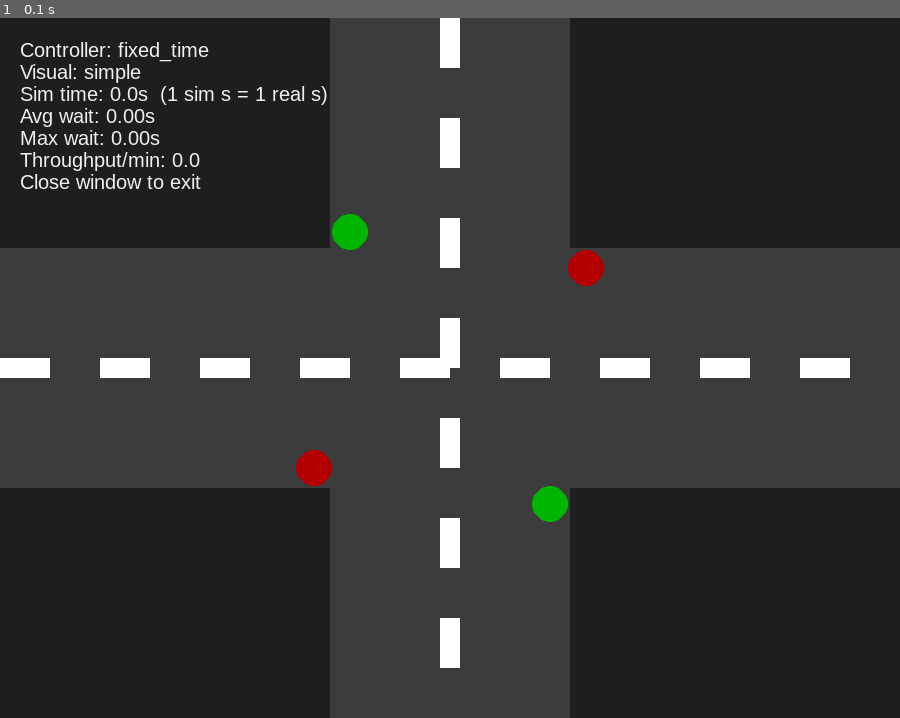
Above: before the commit, frame 1.
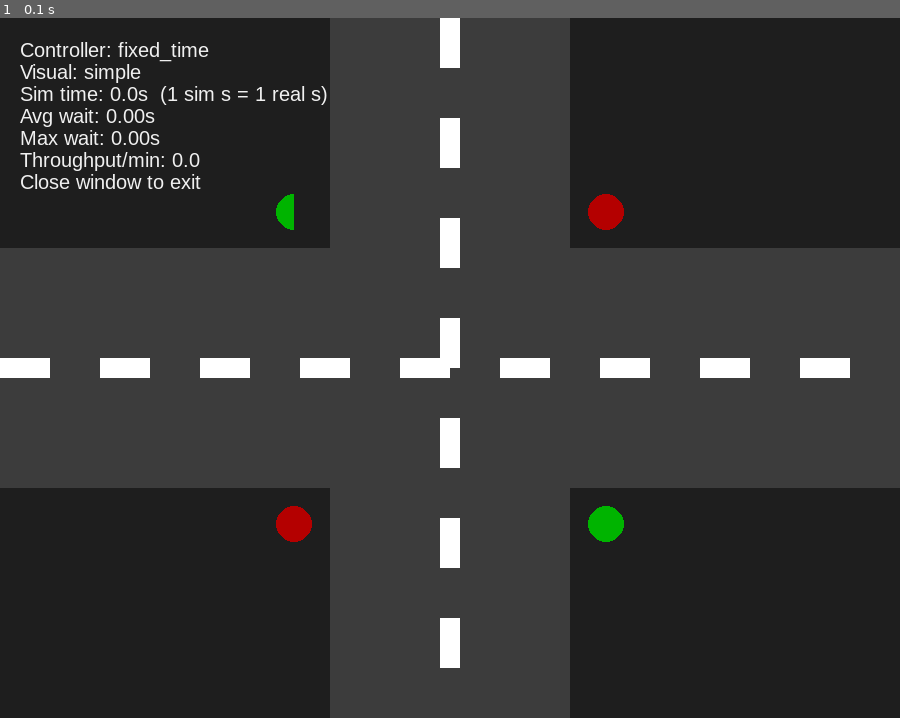
Above: after the commit, the same moment.

Repository: pedromcs99/traffic-simulator
Game: pygame game, started from traffic_sim/__main__.py
The game is run twice, just before and just after one commit, with the same random seed, the same clock (stepped at 60 frames per second) and the same inputs.
Inputs:
- Up to frame 1 (0.1 s): no input

The runs differ from the first frame. In frame 1, 1.2% of the frame differs, in the area x 30-70%, y 25-75%.

Commit message:
Formats and improves traffic lights position

Diff:
--- a/traffic_sim/visual_backends/pygame_impl.py
+++ b/traffic_sim/visual_backends/pygame_impl.py
@@ -1,7 +1,6 @@
 """Pygame implementations: linear crossing (simple) vs accel/brake (kinematic)."""
 
 from __future__ import annotations
-
 from dataclasses import dataclass
 
 import pygame
@@ -70,7 +69,9 @@
 class _PygameViewBase:
     """Shared pygame loop, timescale, roads, lights, queues."""
 
-    def __init__(self, sim: IntersectionSimulation, config: RenderConfig | None = None) -> None:
+    def __init__(
+        self, sim: IntersectionSimulation, config: RenderConfig | None = None
+    ) -> None:
         self.sim = sim
         self.config = config or RenderConfig()
         self._sim_time_accumulator: float = 0.0
@@ -95,13 +96,18 @@
             real_dt_ms = self.clock.tick(fps)
             real_dt = real_dt_ms / 1000.0
             if self.config.real_seconds_per_sim_second > 0:
-                self._sim_time_accumulator += real_dt / self.config.real_seconds_per_sim_second
+                self._sim_time_accumulator += (
+                    real_dt / self.config.real_seconds_per_sim_second
+                )
             else:
                 self._sim_time_accumulator += real_dt
 
             steps = 0
             dt = self.sim.config.dt
-            while self._sim_time_accumulator >= dt and steps < self.config.max_sim_steps_per_frame:
+            while (
+                self._sim_time_accumulator >= dt
+                and steps < self.config.max_sim_steps_per_frame
+            ):
                 self.sim.step()
                 for lid, vehicle in self.sim.departed_this_step:
                     self._on_departure(lid, vehicle)
@@ -110,7 +116,9 @@
 
             self._tick_animations(real_dt)
 
-            if duration_seconds is not None and self.sim.sim_time >= float(duration_seconds):
+            if duration_seconds is not None and self.sim.sim_time >= float(
+                duration_seconds
+            ):
                 running = False
 
             self._draw_frame()
@@ -128,22 +136,44 @@
 
     def _draw_frame(self) -> None:
         self.screen.fill(self.config.background_color)
+
+        road_width = 0
         center_x = self.config.width // 2
         center_y = self.config.height // 2
-        road_color = (60, 60, 60)
-        h = INTERSECTION_HALF_PX
-        pygame.draw.rect(self.screen, road_color, (center_x - h, 0, 2 * h, self.config.height))
-        pygame.draw.rect(self.screen, road_color, (0, center_y - h, self.config.width, 2 * h))
 
         # draw lines
-
-        self._draw_road_lines(center_x,center_y)
-        self._draw_lights(center_x, center_y)
+        self._draw_road(center_x, center_y)
+        self._draw_road_lines(center_x, center_y)
+        self._draw_lights(center_x, center_y, road_width)
         self._draw_queued_cars(center_x, center_y)
         self._draw_crossing_cars(center_x, center_y)
         self._draw_stats()
         pygame.display.flip()
 
+    def _draw_road(self, center_x: int, center_y: int) -> None:
+        road_color = (60, 60, 60)
+        center_x = self.config.width // 2
+        center_y = self.config.height // 2
+        pygame.draw.rect(
+            self.screen,
+            road_color,
+            (
+                center_x - INTERSECTION_HALF_PX,
+                0,
+                2 * INTERSECTION_HALF_PX,
+                self.config.height,
+            ),
+        )
+        pygame.draw.rect(
+            self.screen,
+            road_color,
+            (
+                0,
+                center_y - INTERSECTION_HALF_PX,
+                self.config.width,
+                2 * INTERSECTION_HALF_PX,
+            ),
+        )
 
     def _draw_road_lines(self, center_x: int, center_y: int) -> None:
         h = INTERSECTION_HALF_PX
@@ -154,17 +184,33 @@
         horizontal_lane_counter = 0
         vertical_lane_counter = 0
 
-        while(vertical_lane_counter < self.config.height):
-            pygame.draw.rect(self.screen, line_color, ((self.config.width//2) - (line_height//2), 0 + vertical_lane_counter, line_height, line_length))
-            vertical_lane_counter+=100
-
-        while(horizontal_lane_counter < self.config.width):
-            pygame.draw.rect(self.screen, line_color, (0 + horizontal_lane_counter, self.config.height//2 - (line_height//2), line_length, line_height))
-            horizontal_lane_counter+=100
-
-
-
-    def _draw_lights(self, center_x: int, center_y: int) -> None:
+        while vertical_lane_counter < self.config.height:
+            pygame.draw.rect(
+                self.screen,
+                line_color,
+                (
+                    (self.config.width // 2) - (line_height // 2),
+                    0 + vertical_lane_counter,
+                    line_height,
+                    line_length,
+                ),
+            )
+            vertical_lane_counter += 100
+
+        while horizontal_lane_counter < self.config.width:
+            pygame.draw.rect(
+                self.screen,
+                line_color,
+                (
+                    0 + horizontal_lane_counter,
+                    self.config.height // 2 - (line_height // 2),
+                    line_length,
+                    line_height,
+                ),
+            )
+            horizontal_lane_counter += 100
+
+    def _draw_lights(self, center_x: int, center_y: int, road_width: int) -> None:
         ns_state = self.sim.intersection.light.state_for_axis(Axis.NS)
         ew_state = self.sim.intersection.light.state_for_axis(Axis.EW)
 
@@ -175,15 +221,34 @@
                 return (240, 200, 0)
             return (180, 0, 0)
 
-
-        gap = 100
         circle_radius = 18
-        #vertical lane
-        pygame.draw.circle(self.screen, color_for(ns_state), (center_x - gap, center_y - (gap + circle_radius*2)), circle_radius)
-        pygame.draw.circle(self.screen, color_for(ns_state), (center_x + gap, center_y + (gap + circle_radius*2)), circle_radius)
-        #horizontal lane
-        pygame.draw.circle(self.screen, color_for(ew_state), (center_x - (gap + circle_radius*2), center_y + gap), circle_radius)
-        pygame.draw.circle(self.screen, color_for(ew_state), (center_x + (gap + circle_radius*2), center_y - gap), circle_radius)
+        half_road_plus_diameter = INTERSECTION_HALF_PX + circle_radius * 2
+        # vertical lane
+        pygame.draw.circle(
+            self.screen,
+            color_for(ns_state),
+            (center_x - half_road_plus_diameter, center_y - half_road_plus_diameter),
+            circle_radius,0,False,True,True,False
+        )
+        pygame.draw.circle(
+            self.screen,
+            color_for(ns_state),
+            (center_x + half_road_plus_diameter, center_y + half_road_plus_diameter),
+            circle_radius,
+        )
+        # horizontal lane
+        pygame.draw.circle(
+            self.screen,
+            color_for(ew_state),
+            (center_x - half_road_plus_diameter, center_y + half_road_plus_diameter),
+            circle_radius,
+        )
+        pygame.draw.circle(
+            self.screen,
+            color_for(ew_state),
+            (center_x + half_road_plus_diameter, center_y - half_road_plus_diameter),
+            circle_radius,
+        )
 
     def _num_lanes(self) -> int:
         return self.sim.config.num_lanes_per_approach
@@ -205,11 +270,28 @@
                 space_between_lanes = 70
                 vehicle_type = vehicle.vehicle_type
 
-
                 if lid.approach in (Approach.N, Approach.S):
-                    pygame.draw.rect(self.screen, color, (int(cx - space_between_lanes), int(cy - 5),  vehicle_type.length, vehicle_type.width))
+                    pygame.draw.rect(
+                        self.screen,
+                        color,
+                        (
+                            int(cx - space_between_lanes),
+                            int(cy - 5),
+                            vehicle_type.length,
+                            vehicle_type.width,
+                        ),
+                    )
                 else:
-                    pygame.draw.rect(self.screen, color, (int(cx - 5), int(cy - space_between_lanes),  vehicle_type.width, vehicle_type.length))
+                    pygame.draw.rect(
+                        self.screen,
+                        color,
+                        (
+                            int(cx - 5),
+                            int(cy - space_between_lanes),
+                            vehicle_type.width,
+                            vehicle_type.length,
+                        ),
+                    )
 
     def _draw_stats(self) -> None:
         summary = self.sim.metrics.final_summary()
@@ -232,7 +314,9 @@
 class PygameSimpleVisualizer(_PygameViewBase):
     """Uniform-speed crossing (linear progress in real time)."""
 
-    def __init__(self, sim: IntersectionSimulation, config: RenderConfig | None = None) -> None:
+    def __init__(
+        self, sim: IntersectionSimulation, config: RenderConfig | None = None
+    ) -> None:
         super().__init__(sim, config)
         self._animated: list[AnimatedCarSimple] = []
 
@@ -258,15 +342,35 @@
             color = _car_color(ac.vehicle_id)
             vehicle_type = ac.vehicle.vehicle_type
             if ac.lane_id.approach in (Approach.N, Approach.S):
-                pygame.draw.rect(self.screen, color, (int(cx - 20), int(cy - 5), vehicle_type.length, vehicle_type.width))
+                pygame.draw.rect(
+                    self.screen,
+                    color,
+                    (
+                        int(cx - 20),
+                        int(cy - 5),
+                        vehicle_type.length,
+                        vehicle_type.width,
+                    ),
+                )
             else:
-                pygame.draw.rect(self.screen, color, (int(cx - 5), int(cy - 20), vehicle_type.width, vehicle_type.length))
+                pygame.draw.rect(
+                    self.screen,
+                    color,
+                    (
+                        int(cx - 5),
+                        int(cy - 20),
+                        vehicle_type.width,
+                        vehicle_type.length,
+                    ),
+                )
 
 
 class PygameKinematicVisualizer(_PygameViewBase):
     """Accel / cruise / brake style motion along the crossing segment (visual only)."""
 
-    def __init__(self, sim: IntersectionSimulation, config: RenderConfig | None = None) -> None:
+    def __init__(
+        self, sim: IntersectionSimulation, config: RenderConfig | None = None
+    ) -> None:
         super().__init__(sim, config)
         self._animated: list[AnimatedCarKinematic] = []
 
@@ -298,9 +402,27 @@
             space_between_lanes = 70
 
             if ac.lane_id.approach in (Approach.N, Approach.S):
-                pygame.draw.rect(self.screen, color, (int(cx - space_between_lanes), int(cy - 5), vehicle_type.length, vehicle_type.width))
+                pygame.draw.rect(
+                    self.screen,
+                    color,
+                    (
+                        int(cx - space_between_lanes),
+                        int(cy - 5),
+                        vehicle_type.length,
+                        vehicle_type.width,
+                    ),
+                )
             else:
-                pygame.draw.rect(self.screen, color, (int(cx - 5), int(cy - space_between_lanes), vehicle_type.width, vehicle_type.length))
+                pygame.draw.rect(
+                    self.screen,
+                    color,
+                    (
+                        int(cx - 5),
+                        int(cy - space_between_lanes),
+                        vehicle_type.width,
+                        vehicle_type.length,
+                    ),
+                )
 
 
 def create_pygame_visualizer(
